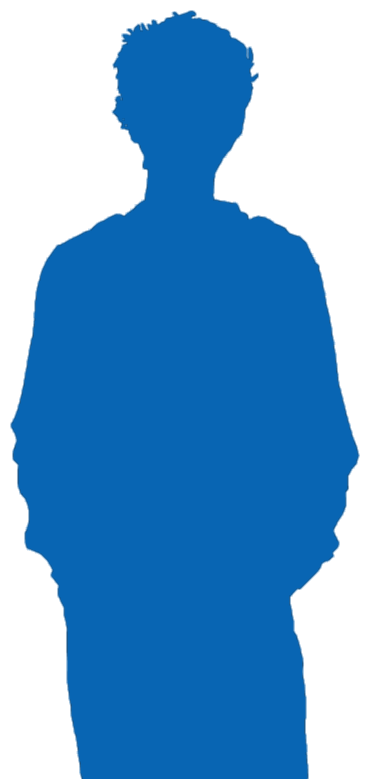
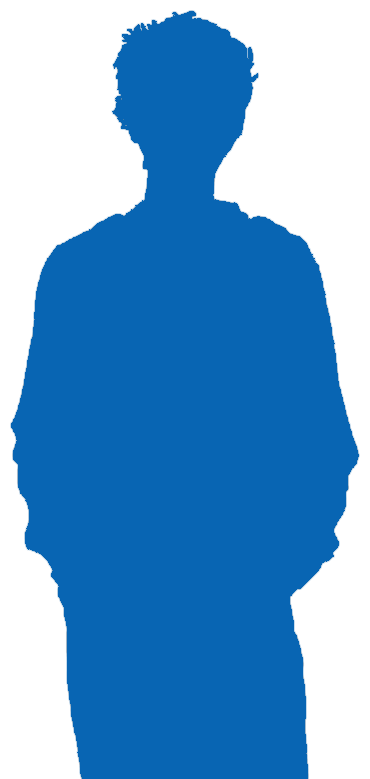
Before/after of a (370, 779) layered artwork. What changed in the layer stack:
added layer "Layer #3" above "Layer #2" over [11, 11, 359, 779]
"Layer #2": opacity 100% → 68% over [10, 10, 360, 779]
